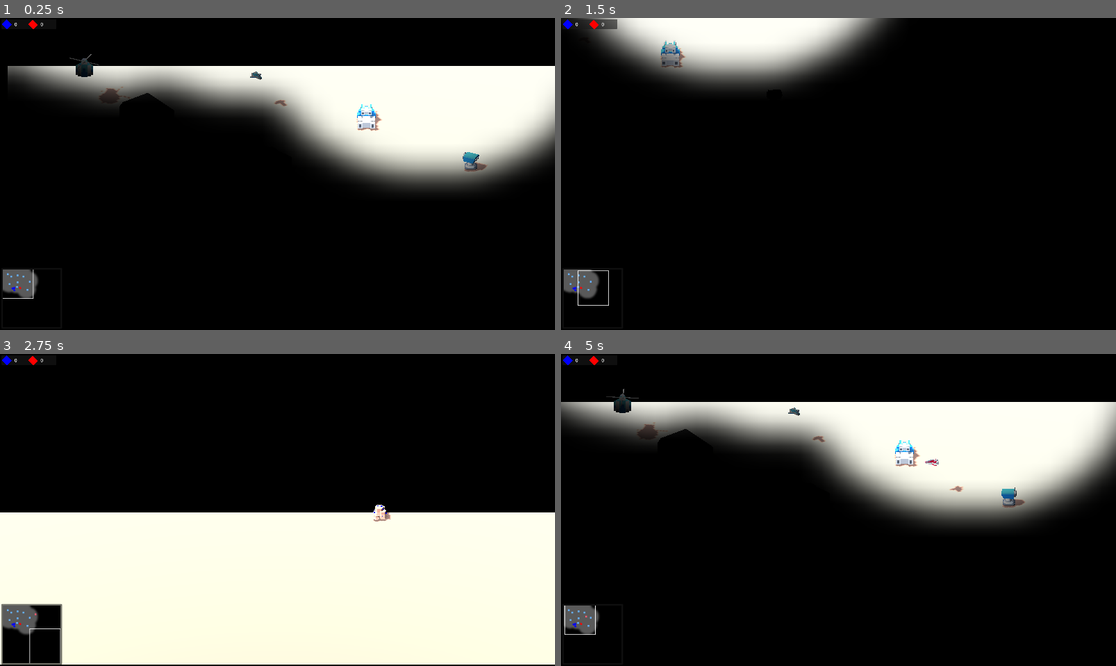
Above: before the commit, frames 1-4 (two rows, left to right).
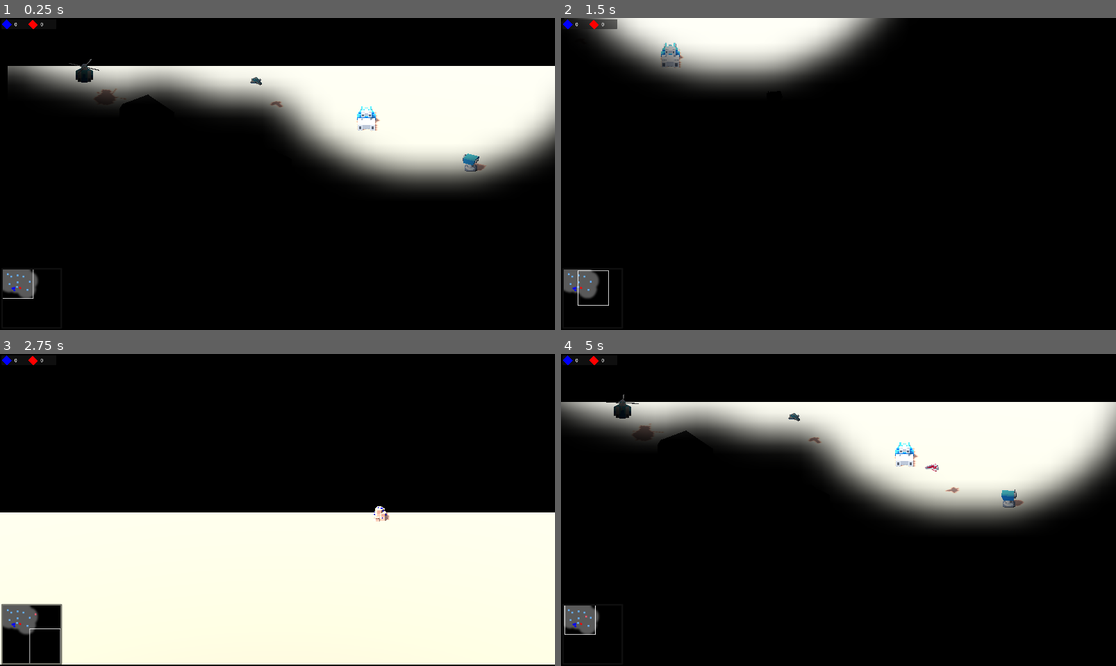
Above: after the commit, the same moments.

Repository: natelindev/command-horizon
Game: Godot game, scene res://tests/manual/TestPlayerVsAI.tscn
The game is run twice, just before and just after one commit, with the same random seed, the same clock (stepped at 60 frames per second) and the same inputs. This scene is started directly instead of the project's main scene.
Inputs (mouse positions are in pixels of both pictures, inside the frame that each line leads up to):
- Up to frame 1 (0.25 s): no input
- Up to frame 2 (1.5 s): move the mouse to (960, 158) at 0.52 s; hold D (move_map_right) 0.53-1.28 s; hold Space (frame_incrementer_step) 0.53-1.28 s; click (960, 158) at 0.67 s; move the mouse to (727, 189) at 1.27 s; hold S (move_map_down) from 1.28 s (still down); tap Delete (god_mode_delete_units) at 1.35 s
- Up to frame 3 (2.75 s): move the mouse to (333, 441) at 2.02 s; release S (move_map_down) at 2.03 s; hold D (move_map_right) from 2.03 s (still down); hold R (rotate_structure) from 2.03 s (still down)
- Up to frame 4 (5 s): move the mouse to (810, 572) at 2.77 s; release D (move_map_right) at 2.78 s; release R (rotate_structure) at 2.78 s; hold W (move_map_up) 2.78-3.53 s; tap Shift (shift_selecting) at 2.85 s; click (810, 572) at 2.92 s; move the mouse to (1005, 556) at 3.52 s; hold Space (frame_incrementer_step) 3.53-4.28 s; hold A (move_map_left) from 3.53 s (still down); move the mouse to (672, 463) at 4.27 s; tap Delete (god_mode_delete_units) at 4.35 s

The runs differ from the first frame. In frame 1, 0.6% of the frame differs, in the area x 12-88%, y 11-50%; in frame 2, 0.1%; in frame 3, less than 0.1%; in frame 4, 0.7%, in the area x 8-84%, y 11-50%.

Commit message:
Align units to Godot 4.3 (shadows and Y-positioning)

Diff:
--- a/source/match/Match.tscn
+++ b/source/match/Match.tscn
@@ -134,6 +134,7 @@
 [node name="DirectionalLight3D" type="DirectionalLight3D" parent="."]
 transform = Transform3D(0.512043, 0.673162, -0.533541, 0, 0.621148, 0.783694, 0.85896, -0.401285, 0.318054, 0, 38.7614, 0)
 shadow_enabled = true
+shadow_bias = 0.3
 shadow_blur = 0.05
 directional_shadow_split_1 = 0.45
 directional_shadow_split_2 = 0.5
--- a/source/match/units/AircraftFactory.tscn
+++ b/source/match/units/AircraftFactory.tscn
@@ -43,7 +43,7 @@
 
 [node name="MovementObstacle" parent="." instance=ExtResource("3_j1buj")]
 radius = 1.5
-path_height_offset = 0.5
+path_height_offset = 0.6
 
 [node name="StaticMovementObstacle" parent="." instance=ExtResource("6_rvkkl")]
 shape = SubResource("CylinderShape3D_ea0ur")
--- a/source/match/units/AntiAirTurret.tscn
+++ b/source/match/units/AntiAirTurret.tscn
@@ -60,7 +60,7 @@
 
 [node name="MovementObstacle" parent="." instance=ExtResource("3_hgb44")]
 radius = 0.6
-path_height_offset = 0.5
+path_height_offset = 0.6
 
 [node name="StaticMovementObstacle" parent="." instance=ExtResource("6_tt140")]
 shape = SubResource("CylinderShape3D_65kle")
--- a/source/match/units/AntiGroundTurret.tscn
+++ b/source/match/units/AntiGroundTurret.tscn
@@ -54,7 +54,7 @@
 
 [node name="MovementObstacle" parent="." instance=ExtResource("3_ds80w")]
 radius = 0.6
-path_height_offset = 0.5
+path_height_offset = 0.6
 
 [node name="StaticMovementObstacle" parent="." instance=ExtResource("6_w6nbo")]
 shape = SubResource("CylinderShape3D_t2frt")
--- a/source/match/units/CommandCenter.tscn
+++ b/source/match/units/CommandCenter.tscn
@@ -43,7 +43,7 @@
 
 [node name="MovementObstacle" parent="." instance=ExtResource("4_f5u8t")]
 radius = 2.0
-path_height_offset = 0.5
+path_height_offset = 0.6
 
 [node name="StaticMovementObstacle" parent="." instance=ExtResource("6_5gbe5")]
 shape = SubResource("CylinderShape3D_2xy8f")
--- a/source/match/units/Drone.tscn
+++ b/source/match/units/Drone.tscn
@@ -35,7 +35,7 @@
 [node name="Movement" parent="." instance=ExtResource("4_wemaw")]
 path_desired_distance = 0.1
 target_desired_distance = 0.1
-path_height_offset = 0.5
+path_height_offset = 0.8
 radius = 0.6
 neighbor_distance = 8.0
 max_neighbors = 40
--- a/source/match/units/Helicopter.tscn
+++ b/source/match/units/Helicopter.tscn
@@ -81,7 +81,7 @@
 [node name="Movement" parent="." instance=ExtResource("3_4ms8e")]
 path_desired_distance = 0.1
 target_desired_distance = 0.1
-path_height_offset = 0.5
+path_height_offset = 0.8
 radius = 0.8
 neighbor_distance = 8.0
 max_neighbors = 40
--- a/source/match/units/Tank.tscn
+++ b/source/match/units/Tank.tscn
@@ -45,7 +45,7 @@
 [node name="Movement" parent="." instance=ExtResource("3_4m8ma")]
 path_desired_distance = 0.5
 target_desired_distance = 0.5
-path_height_offset = 0.5
+path_height_offset = 0.6
 path_max_distance = 0.51
 radius = 0.9
 neighbor_distance = 8.0
--- a/source/match/units/VehicleFactory.tscn
+++ b/source/match/units/VehicleFactory.tscn
@@ -43,7 +43,7 @@
 
 [node name="MovementObstacle" parent="." instance=ExtResource("3_cp6bx")]
 radius = 1.5
-path_height_offset = 0.5
+path_height_offset = 0.6
 
 [node name="StaticMovementObstacle" parent="." instance=ExtResource("6_rohol")]
 shape = SubResource("CylinderShape3D_x8l2r")
--- a/source/match/units/Worker.tscn
+++ b/source/match/units/Worker.tscn
@@ -18,6 +18,7 @@
 script = ExtResource("1_hapsg")
 
 [node name="Geometry" type="Node3D" parent="."]
+transform = Transform3D(1, 0, 0, 0, 1, 0, 0, 0, 1, 0, -0.02, 0)
 
 [node name="rover" parent="Geometry" instance=ExtResource("2_ef11q")]
 transform = Transform3D(2, 0, 0, 0, 2, 0, 0, 0, 2, -4, 0, -3)
@@ -37,7 +38,7 @@
 [node name="Movement" parent="." instance=ExtResource("4_lmprj")]
 path_desired_distance = 0.31
 target_desired_distance = 0.31
-path_height_offset = 0.5
+path_height_offset = 0.6
 path_max_distance = 0.31
 radius = 0.6
 neighbor_distance = 8.0
--- a/source/match/units/non-player/ResourceA.tscn
+++ b/source/match/units/non-player/ResourceA.tscn
@@ -37,7 +37,7 @@
 
 [node name="MovementObstacle" parent="." instance=ExtResource("3_xabt4")]
 radius = 0.6
-path_height_offset = 0.5
+path_height_offset = 0.6
 
 [node name="StaticMovementObstacle" parent="." instance=ExtResource("6_y2ye1")]
 shape = SubResource("CylinderShape3D_wb6so")
--- a/source/match/units/non-player/ResourceB.tscn
+++ b/source/match/units/non-player/ResourceB.tscn
@@ -37,7 +37,7 @@
 
 [node name="MovementObstacle" parent="." instance=ExtResource("4_sxjck")]
 radius = 0.6
-path_height_offset = 0.5
+path_height_offset = 0.6
 
 [node name="StaticMovementObstacle" parent="." instance=ExtResource("6_vvgyq")]
 shape = SubResource("CylinderShape3D_002vj")
